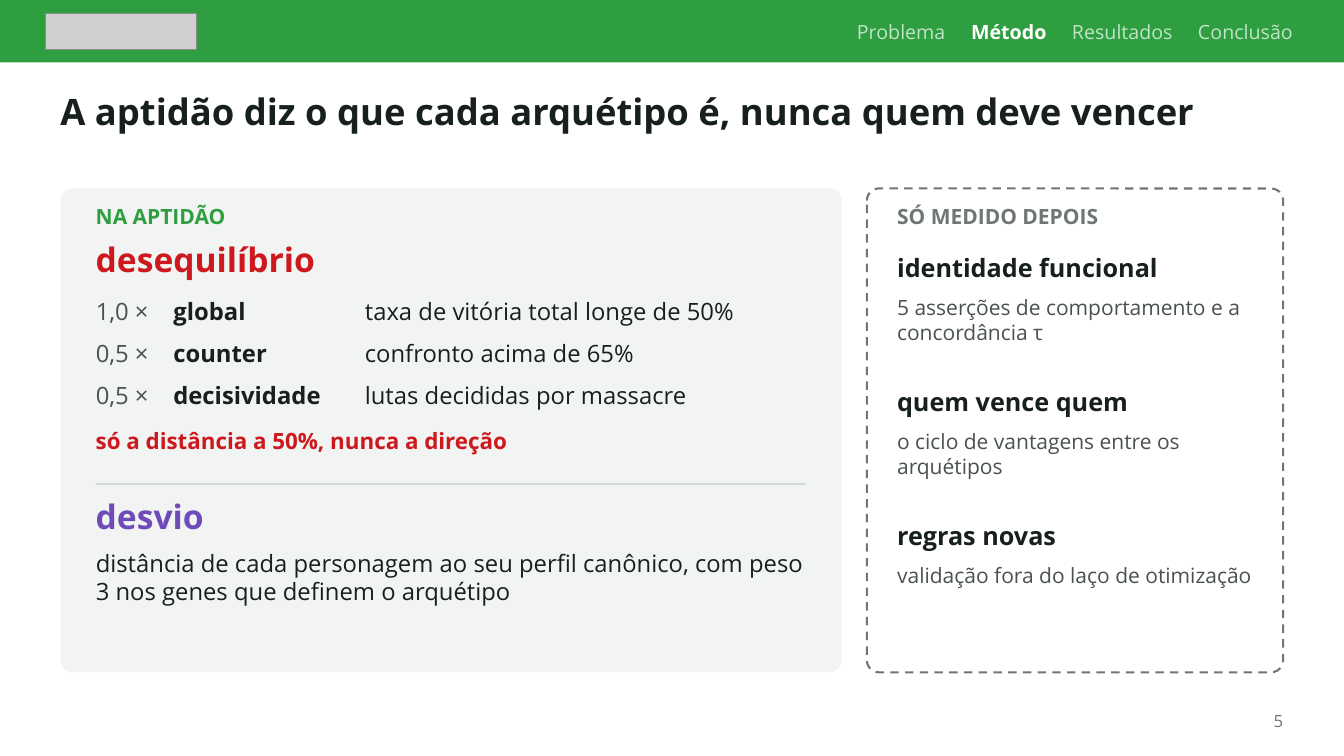
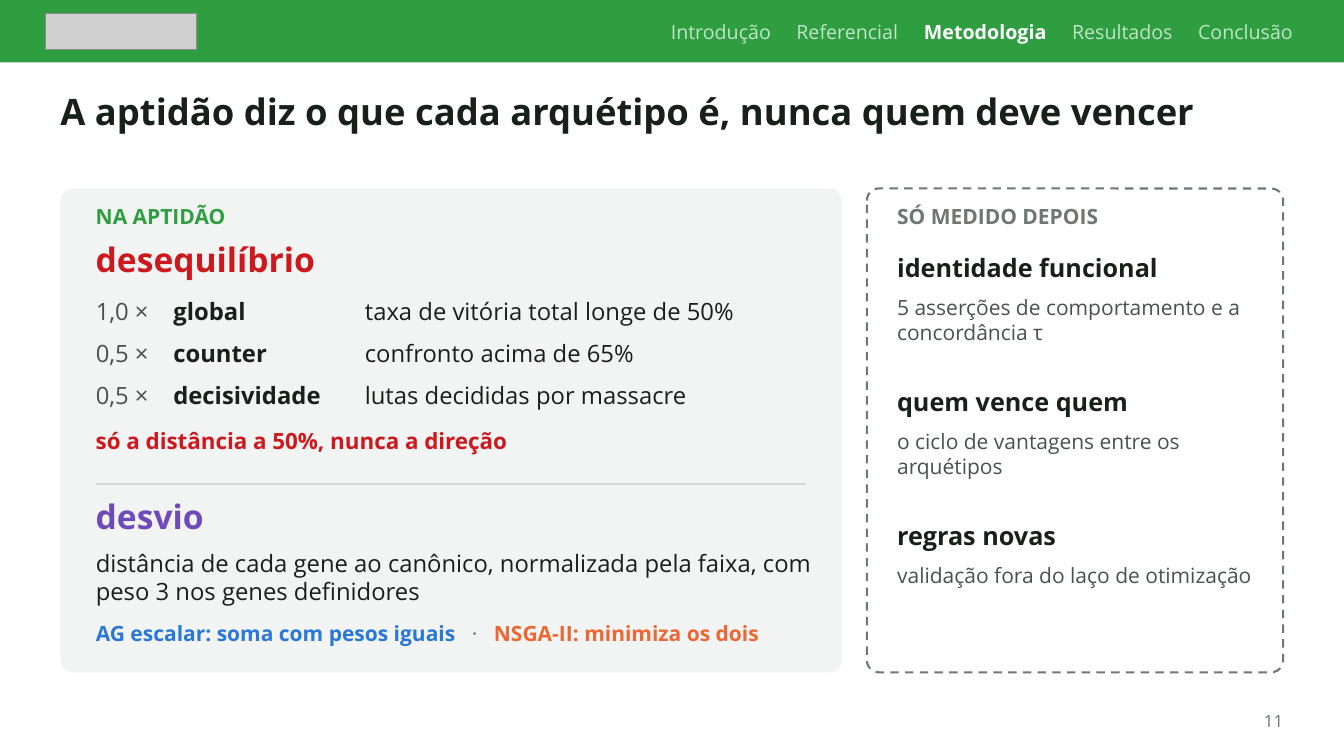
Before and after one commit to M-Gimenes/Simulation, a slide deck: slide 11 of overleaf/talk-committee-2026/slides.pptx (slide 5 before the commit). Drawn at 1344x756 pixels with LibreOffice and Linux fonts; fonts in the diff are those of the drawing; grey boxes stand for pictures. Boxes give left, top, right and bottom in pixels: in the first picture for what was removed or moved away, otherwise in the second. Text is boxed around its words. In the diff, an @@ line names an element or a change of style, - is before the commit and + after.

```diff
--- a/overleaf/talk-committee-2026/slides.pptx
+++ b/overleaf/talk-committee-2026/slides.pptx
@@ text at [671, 24, 1293, 44]: text changed @@
-Problema Método Resultados Conclusão
+Introdução Referencial Metodologia Resultados Conclusão
@@ text at [96, 553, 811, 606]: text changed @@
-distância de cada personagem ao seu perfil canônico, com peso 3 nos genes que definem o arquétipo
+distância de cada gene ao canônico, normalizada pela faixa, com peso 3 nos genes definidores
@@ text added at [96, 625, 759, 646], 15 pt, text #2A78D6, bold @@
+AG escalar: soma com pesos iguais · NSGA-II: minimiza os dois
@@ text at [1264, 715, 1283, 727]: text changed @@
-5
+11
```
Also in this commit, not shown: 15 other slides changed, 7 slides added, 2 other files.
